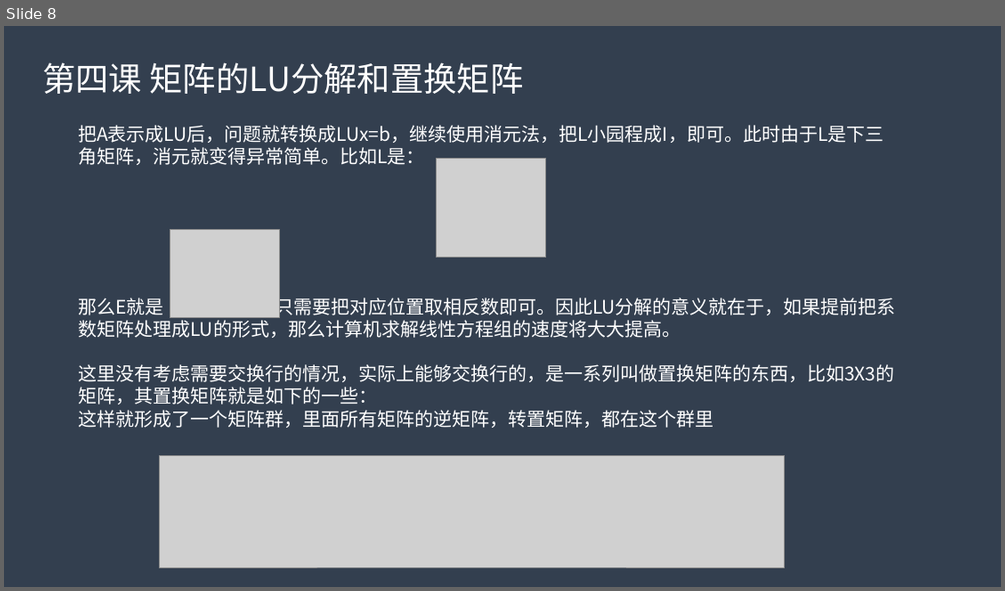
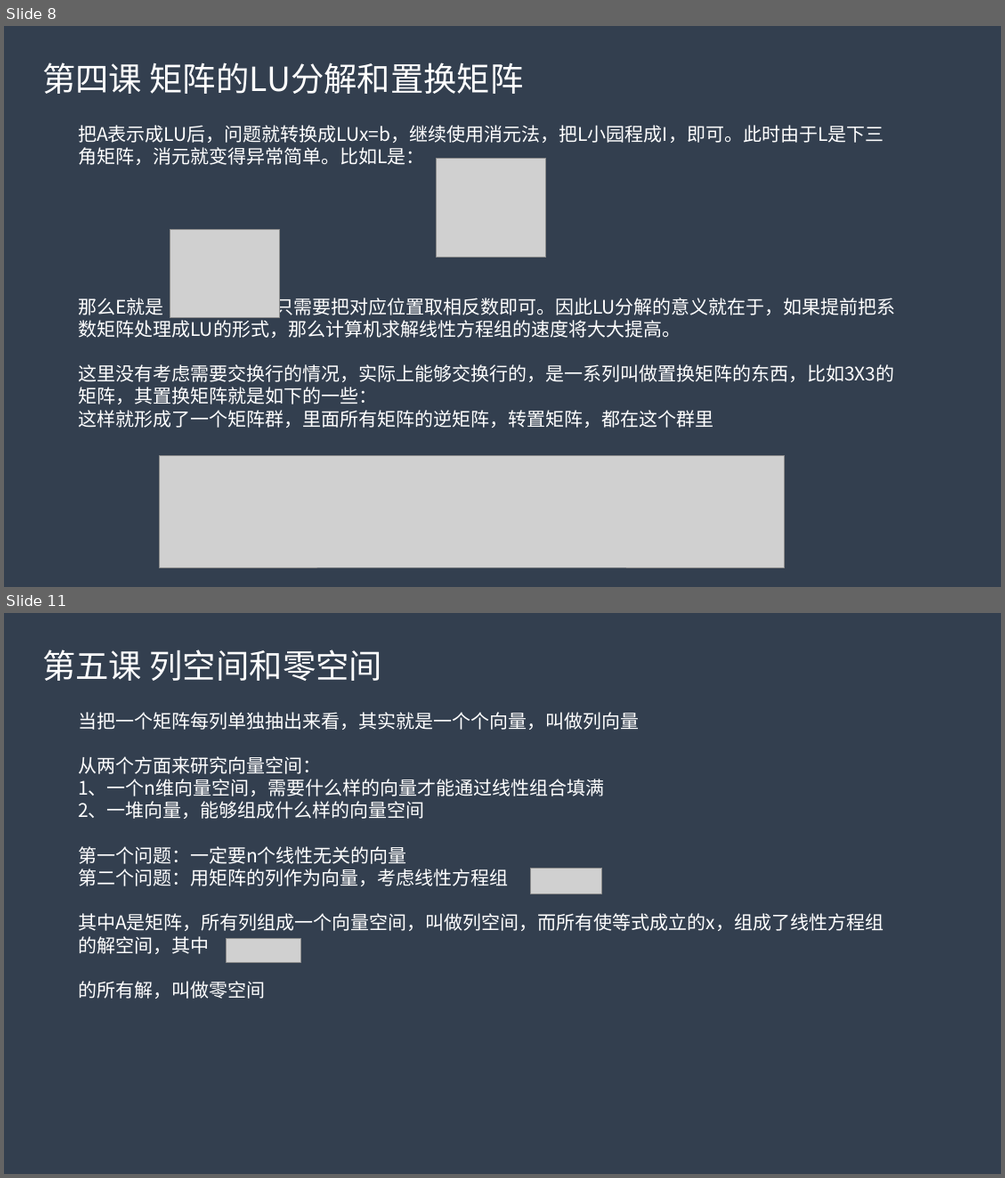
Before and after one commit to myfc-mp/myfc-be, a slide deck: docs/线性代数学习.pptx. Shown one above the other, each under a label of ours: slide 8 before the commit, slides 8 and 11 after it; the slides between them are not shown. The pictures are 1005x591 and 1005x1178 pixels, drawn with LibreOffice and Linux fonts; fonts in the diff are those of the drawing; grey boxes stand for pictures. Boxes give left, top, right and bottom in pixels: in the first picture for what was removed or moved away, otherwise in the second. Text is boxed around its words. In the diff, an @@ line names an element or a change of style, - is before the commit and + after.

```diff
--- a/docs/线性代数学习.pptx
+++ b/docs/线性代数学习.pptx
@@ slide 11 added at box(4, 613, 1001, 1174), background #333F50 @@
@@ text added at box(42, 649, 382, 681), 32 pt, text #FFFFFF @@
+第五课 列空间和零空间
@@ text added at box(78, 712, 883, 998), 18 pt, text #FFFFFF @@
+当把一个矩阵每列单独抽出来看，其实就是一个个向量，叫做列向量
+从两个方面来研究向量空间：
+1、一个n维向量空间，需要什么样的向量才能通过线性组合填满
+2、一堆向量，能够组成什么样的向量空间
+第一个问题：一定要n个线性无关的向量
+第二个问题：用矩阵的列作为向量，考虑线性方程组
+其中A是矩阵，所有列组成一个向量空间，叫做列空间，而所有使等式成立的x，组成了线性方程组的解空间，其中
+的所有解，叫做零空间
@@ picture added at box(531, 868, 602, 893) @@
@@ picture added at box(226, 939, 301, 962) @@
```
Also in this commit, not shown: 2 other slides added, 6 other files.
